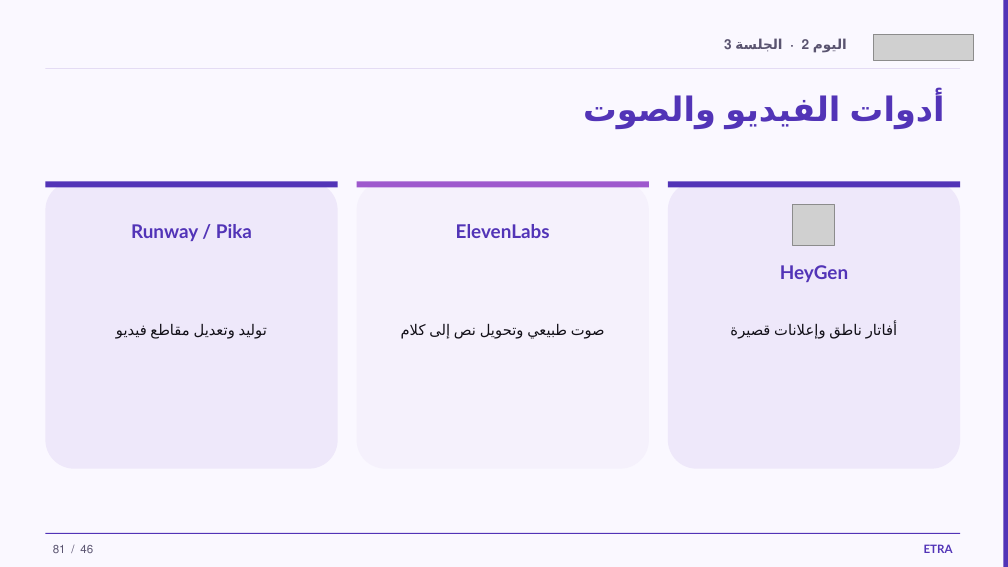
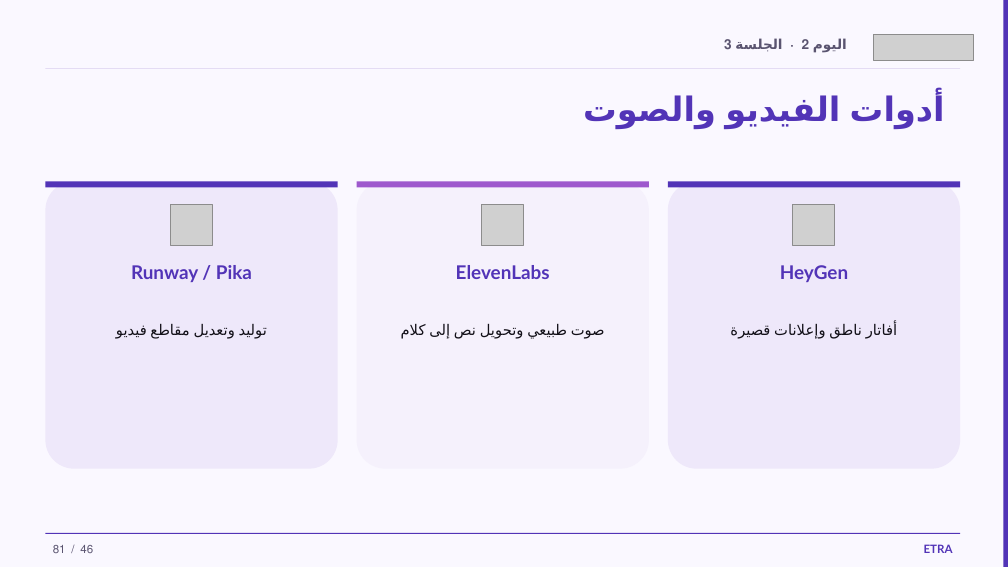
Before and after one commit to iksasa15/AI-ML, a slide deck: slide 46 of web-presentation/pdf-exports/ETRA-AI-Tools-Workshop-3Days-AR.pptx. Drawn at 1008x567 pixels with LibreOffice and Linux fonts; fonts in the diff are those of the drawing; grey boxes stand for pictures. Boxes give left, top, right and bottom in pixels: in the first picture for what was removed or moved away, otherwise in the second. Text is boxed around its words. In the diff, an @@ line names an element or a change of style, - is before the commit and + after.

Commit message:
feat: update workshop assets by replacing outdated icons, enhancing photo fetching script for improved logo sourcing, and refining tool icon mapping for better accuracy in presentations

```diff
--- a/web-presentation/pdf-exports/ETRA-AI-Tools-Workshop-3Days-AR.pptx
+++ b/web-presentation/pdf-exports/ETRA-AI-Tools-Workshop-3Days-AR.pptx
@@ picture added at bbox=[170, 204, 212, 246] @@
@@ picture added at bbox=[482, 204, 523, 246] @@
@@ text "Runway / Pika": place and size @@
-text "Runway / Pika" at bbox=[131, 224, 252, 241]
+text "Runway / Pika" at bbox=[131, 265, 252, 282]
@@ text "ElevenLabs": place and size @@
-text "ElevenLabs" at bbox=[456, 224, 550, 238]
+text "ElevenLabs" at bbox=[456, 265, 550, 279]
```
Also in this commit, not shown: 3 other slides changed, 30 other files.
